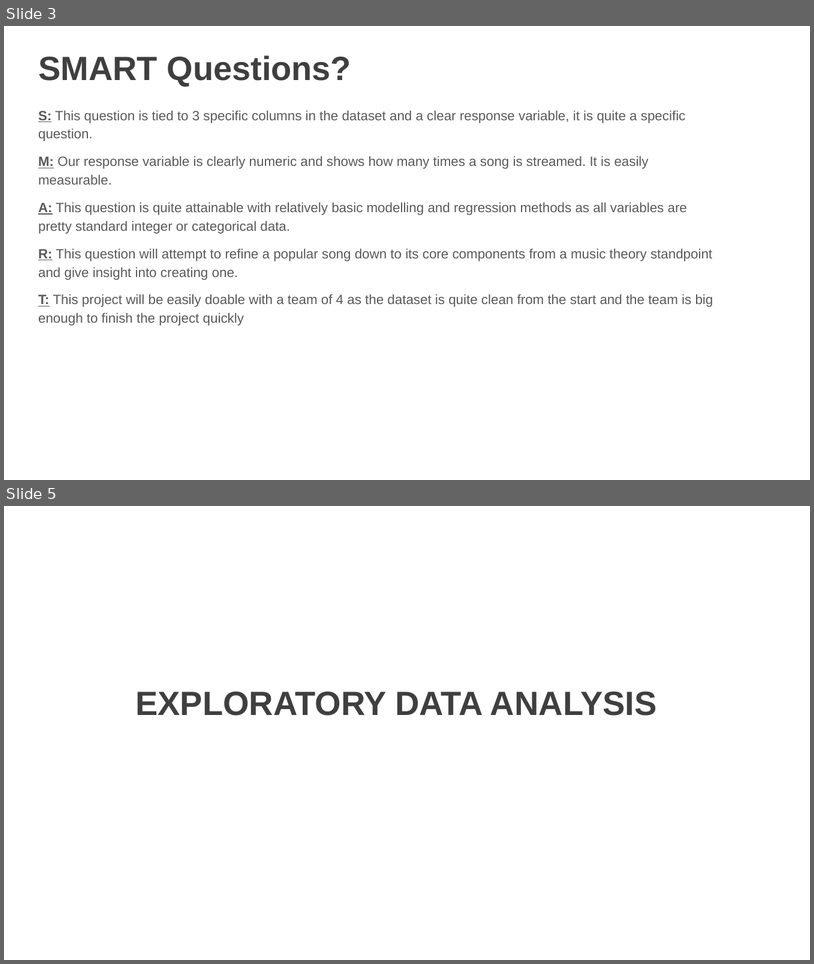
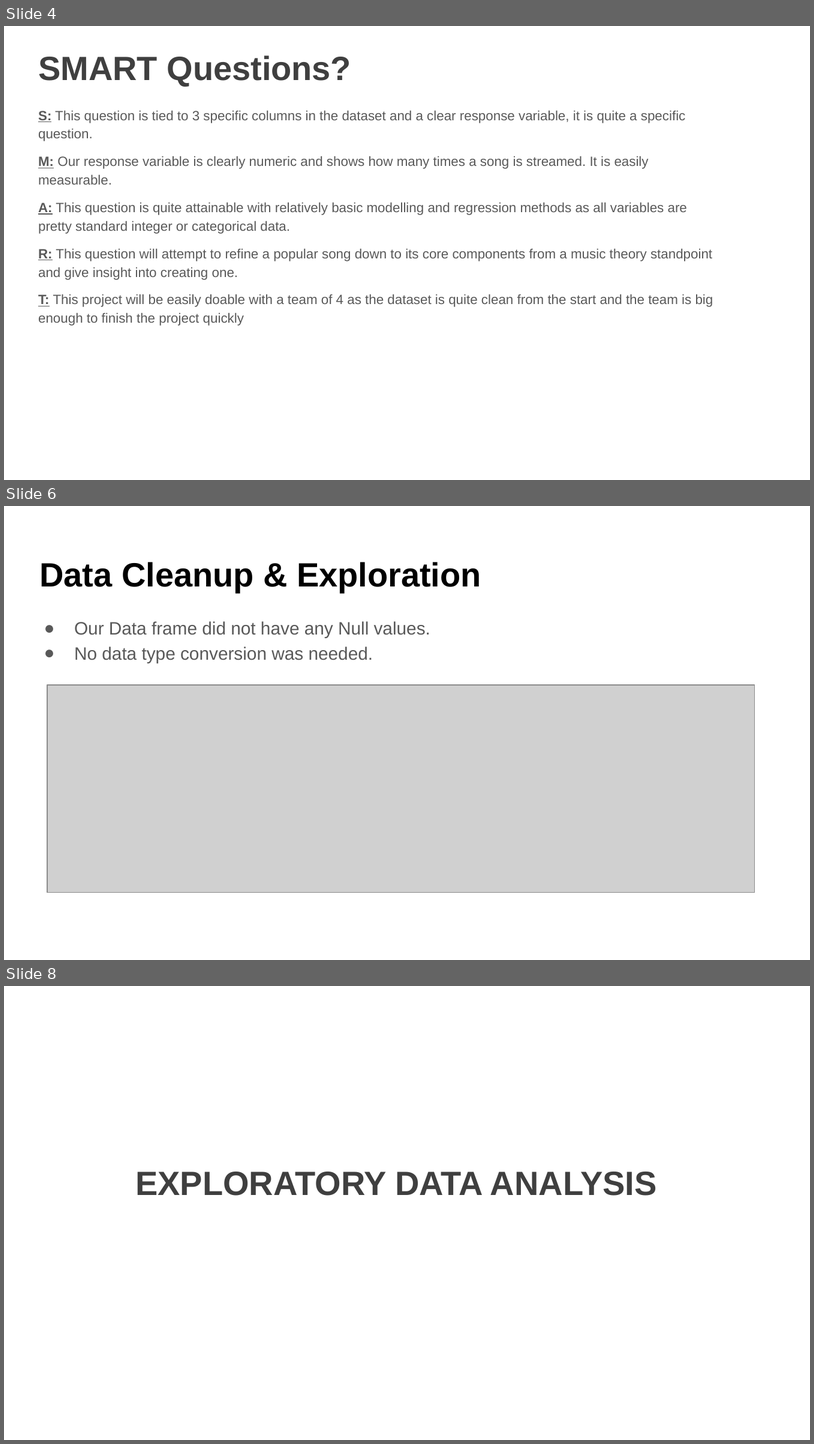
Before and after one commit to awinkhater/DATS6103T3, a slide deck: Team 3 – Final Project Presentation.pptx. Shown one above the other, each under a label of ours: slides 3 and 5 before the commit, slides 4, 6 and 8 after it; the slides between them are not shown. The pictures are 814x964 and 814x1444 pixels, drawn with LibreOffice and Linux fonts; fonts in the diff are those of the drawing; grey boxes stand for pictures; background and template pictures are left out. Boxes give left, top, right and bottom in pixels: in the first picture for what was removed or moved away, otherwise in the second. Text is boxed around its words. In the diff, an @@ line names an element or a change of style, - is before the commit and + after.

```diff
--- a/Team 3 – Final Project Presentation.pptx
+++ b/Team 3 – Final Project Presentation.pptx
@@ slide 6 added at (4,506,810,960), background #FFFFFF @@
@@ title added at (39,562,482,592), 30 pt, text #000000, bold @@
+Data Cleanup & Exploration
@@ text added at (74,621,431,663), 16 pt, text #595959 @@
+● Our Data frame did not have any Null values.
+● No data type conversion was needed.
@@ picture added at (47,685,755,892) @@
@@ what was slide 3 is now slide 4 @@
@@ what was slide 5 is now slide 8 @@
```
Also in this commit, not shown: 1 slide changed, 3 other slides added, 2 slides removed.
